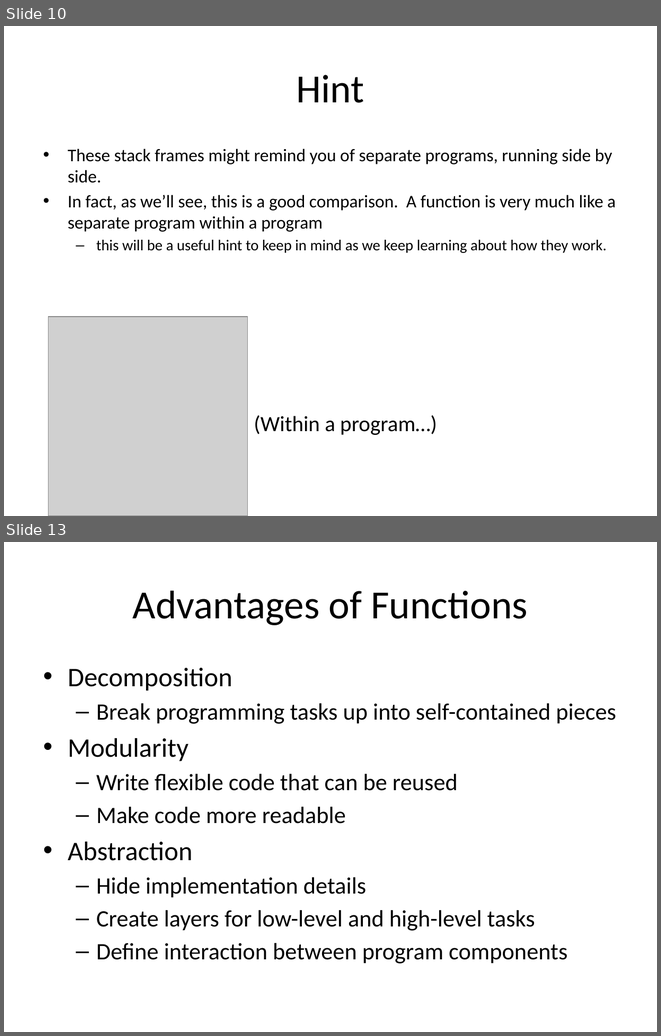
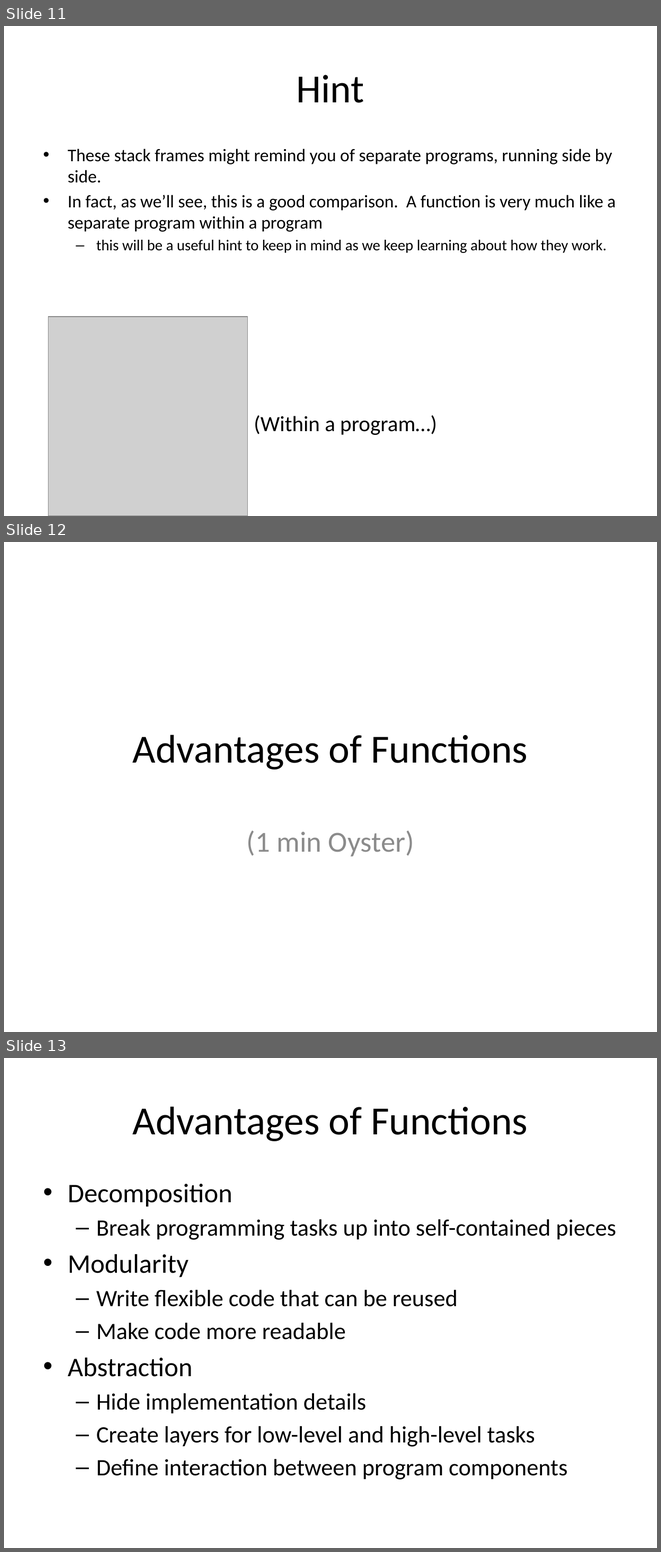
Before and after one commit to zengm71/Course-Overview, a slide deck: lesson_4/Functions.pptx. Shown one above the other, each under a label of ours: slides 10 and 13 before the commit, slides 11, 12 and 13 after it; the slides between them are not shown. The pictures are 661x1036 and 661x1552 pixels, drawn with LibreOffice and Linux fonts; fonts in the diff are those of the drawing; grey boxes stand for pictures. Boxes give left, top, right and bottom in pixels: in the first picture for what was removed or moved away, otherwise in the second. Text is boxed around its words. In the diff, an @@ line names an element or a change of style, - is before the commit and + after.

Commit message:
finished the functions lesson

```diff
--- a/lesson_4/Functions.pptx
+++ b/lesson_4/Functions.pptx
@@ slide 12 added at [4,542,657,1032], background #FFFFFF @@
@@ title added at [133,734,528,769], 44 pt, text #000000 @@
+Advantages of Functions
@@ subtitle added at [247,830,414,856], 32 pt, text #8C8C8C @@
+(1 min Oyster)
@@ what was slide 10 is now slide 11 @@
```
Also in this commit, not shown: 1 slide changed, 5 other slides added, 3 slides removed, 7 other files.
